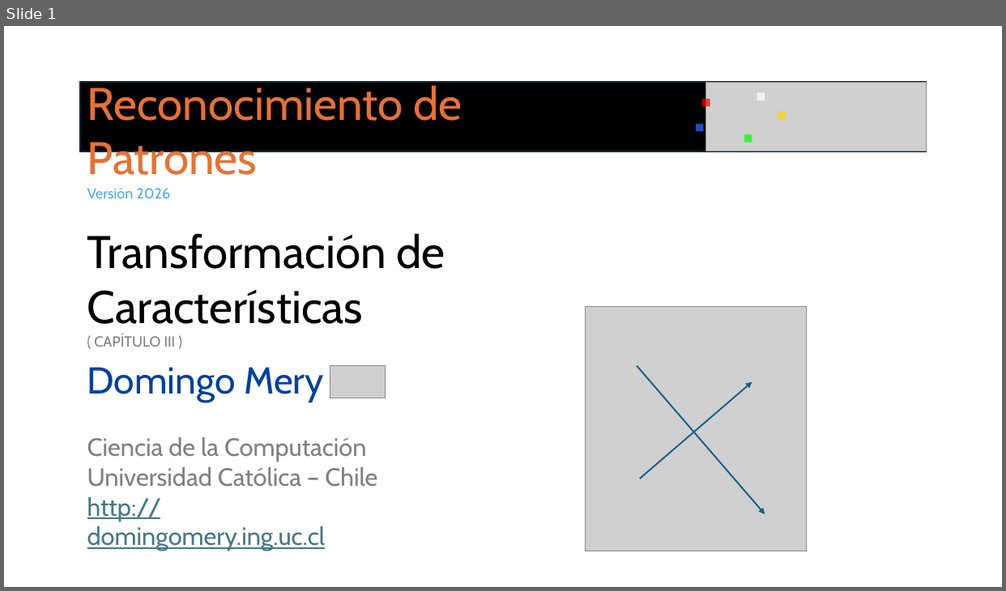
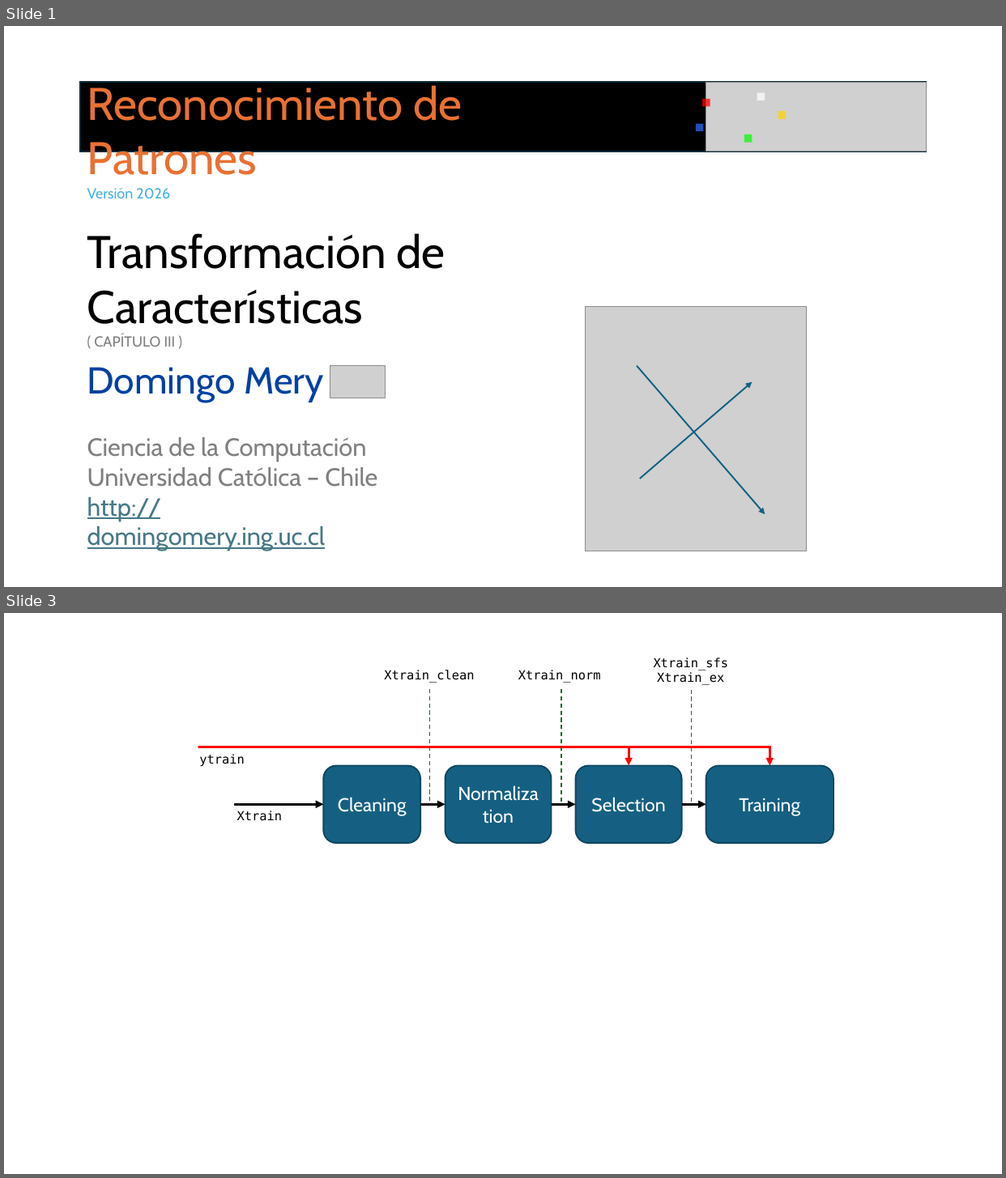
Before and after one commit to domingomery/patrones, a slide deck: clases/Cap03_Seleccion_de_Caracteristicas/presentations/PAT03_TransformacionCaracteristicas.pptx. Shown one above the other, each under a label of ours: slide 1 before the commit, slides 1 and 3 after it; the slides between them are not shown. The pictures are 1006x591 and 1006x1178 pixels, drawn with LibreOffice and Linux fonts; fonts in the diff are those of the drawing; grey boxes stand for pictures. Boxes give left, top, right and bottom in pixels: in the first picture for what was removed or moved away, otherwise in the second. Text is boxed around its words. In the diff, an @@ line names an element or a change of style, - is before the commit and + after.

```diff
--- a/clases/Cap03_Seleccion_de_Caracteristicas/presentations/PAT03_TransformacionCaracteristicas.pptx
+++ b/clases/Cap03_Seleccion_de_Caracteristicas/presentations/PAT03_TransformacionCaracteristicas.pptx
@@ slide 3 added at <box>4,613,1002,1174</box>, background #FFFFFF @@
@@ text added at <box>654,658,729,685</box>, 12 pt, text #000000 @@
+Xtrain_sfs
+Xtrain_ex
@@ text added at <box>384,670,474,683</box>, 12 pt, text #000000 @@
+Xtrain_clean
@@ text added at <box>518,670,601,683</box>, 12 pt, text #000000 @@
+Xtrain_norm
@@ line added from (430, 688) to (430, 803), #196B24 1 pt dashed @@
@@ line added from (562, 689) to (562, 803), #196B24 1 pt dashed @@
@@ line added from (691, 689) to (691, 804), #196B24 1 pt dashed @@
@@ rectangle added at <box>168,730,198,854</box>, fill #FFFFFF @@
@@ elbow arrow added from (193, 844) to (629, 766), #FF0000 2.5 pt @@
@@ elbow arrow added from (193, 844) to (769, 766), #FF0000 2.5 pt @@
@@ text added at <box>199,754,245,767</box>, 12 pt, text #000000 @@
+ytrain
@@ rounded rectangle added at <box>324,766,421,843</box>, fill #156082, outline #104760 1.5 pt, 18 pt, text #FFFFFF @@
+Cleaning
@@ rounded rectangle added at <box>445,766,552,843</box>, fill #156082, outline #104760 1.5 pt, 18 pt, text #FFFFFF @@
+Normalization
@@ rounded rectangle added at <box>576,766,682,843</box>, fill #156082, outline #104760 1.5 pt, 18 pt, text #FFFFFF @@
+Selection
@@ rounded rectangle added at <box>706,766,833,843</box>, fill #156082, outline #104760 1.5 pt, 18 pt, text #FFFFFF @@
+Training
@@ rectangle added at <box>205,792,235,914</box>, fill #FFFFFF @@
@@ elbow arrow added from (228, 844) to (324, 805), #000000 2.5 pt @@
@@ arrow added from (420, 805) to (445, 805), #000000 2.5 pt @@
@@ arrow added from (552, 805) to (576, 805), #000000 2.5 pt @@
@@ arrow added from (681, 805) to (706, 805), #000000 2.5 pt @@
@@ text added at <box>237,811,283,821</box>, 12 pt, text #000000 @@
+Xtrain
```
Also in this commit, not shown: 9 slides changed, 6 other slides added, 1 other file.
